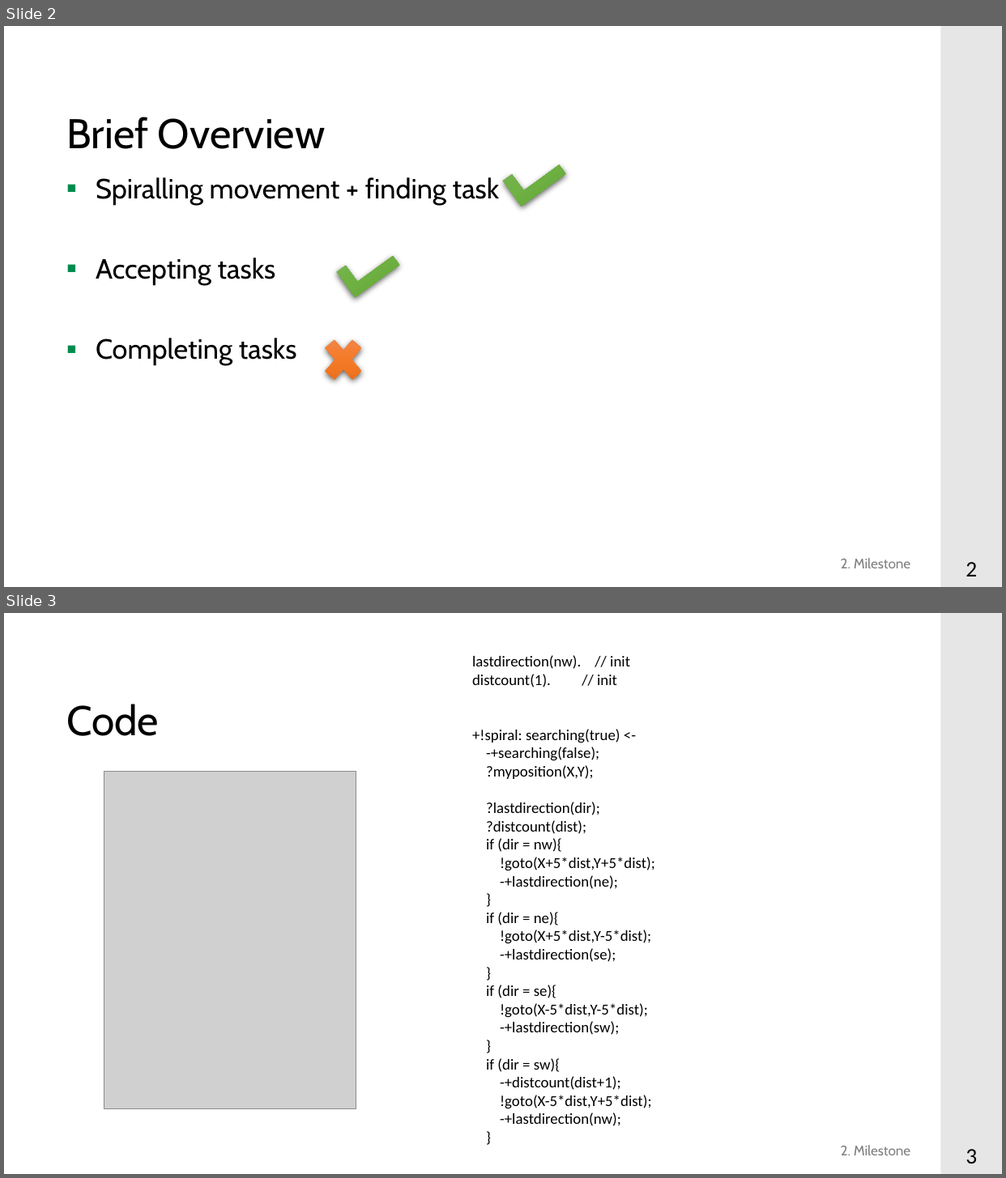
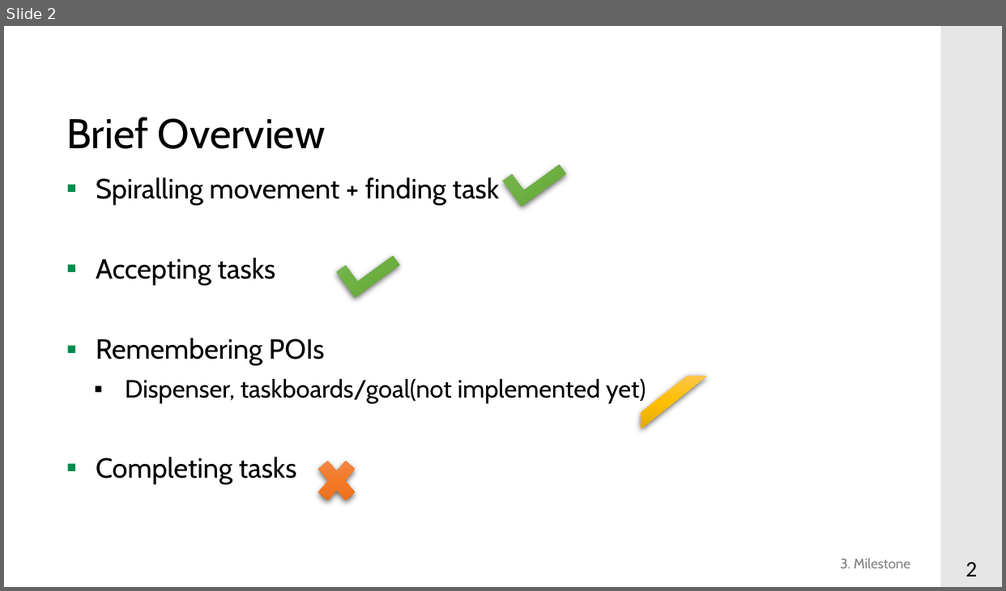
Before and after one commit to y-s18/projekt_im_bachelor, a slide deck: pptxs/Milestone3.pptx. Shown one above the other, each under a label of ours: slides 2 and 3 before the commit, slide 2 after it. The pictures are 1006x1178 and 1006x591 pixels, drawn with LibreOffice and Linux fonts; fonts in the diff are those of the drawing; grey boxes stand for pictures; background and template pictures are left out. Boxes give left, top, right and bottom in pixels: in the first picture for what was removed or moved away, otherwise in the second. Text is boxed around its words. In the diff, an @@ line names an element or a change of style, - is before the commit and + after.

```diff
--- a/pptxs/Milestone3.pptx
+++ b/pptxs/Milestone3.pptx
@@ slide 3 removed at [4, 613, 1002, 1174], background #FFFFFF; not listed: 3 template elements that a slide beside it also shows @@
@@ text removed at [472, 655, 655, 1127] @@
-lastdirection(nw). // init
-distcount(1). // init
-+!spiral: searching(true) <-
--+searching(false);
-?myposition(X,Y);
-?lastdirection(dir);
-?distcount(dist);
-if (dir = nw){
-!goto(X+5*dist,Y+5*dist);
--+lastdirection(ne);
-}
-if (dir = ne){
-!goto(X+5*dist,Y-5*dist);
--+lastdirection(se);
-}
-if (dir = se){
-!goto(X-5*dist,Y-5*dist);
--+lastdirection(sw);
-}
-if (dir = sw){
--+distcount(dist+1);
-!goto(X-5*dist,Y+5*dist);
--+lastdirection(nw);
-}
@@ title removed at [66, 704, 159, 736] @@
-Code
@@ picture removed at [104, 772, 356, 1110] @@
@@ slide 2 changed as well @@
@@ text at [96, 338, 646, 403]: paragraphs added @@
+▪ Remembering POIs
+  ▪ Dispenser, taskboards/goal(not implemented yet)
@@ diag stripe added at [641, 376, 706, 429], fill gradient #FFC64B to #FFC000 to #E3AB00 @@
@@ cross: place and size @@
-cross at [317, 330, 369, 389]
+cross at [310, 451, 362, 511]
@@ text at [840, 558, 910, 569]: text changed @@
-2. Milestone
+3. Milestone
```
Also in this commit, not shown: 4 other slides changed, 1 slide added.
